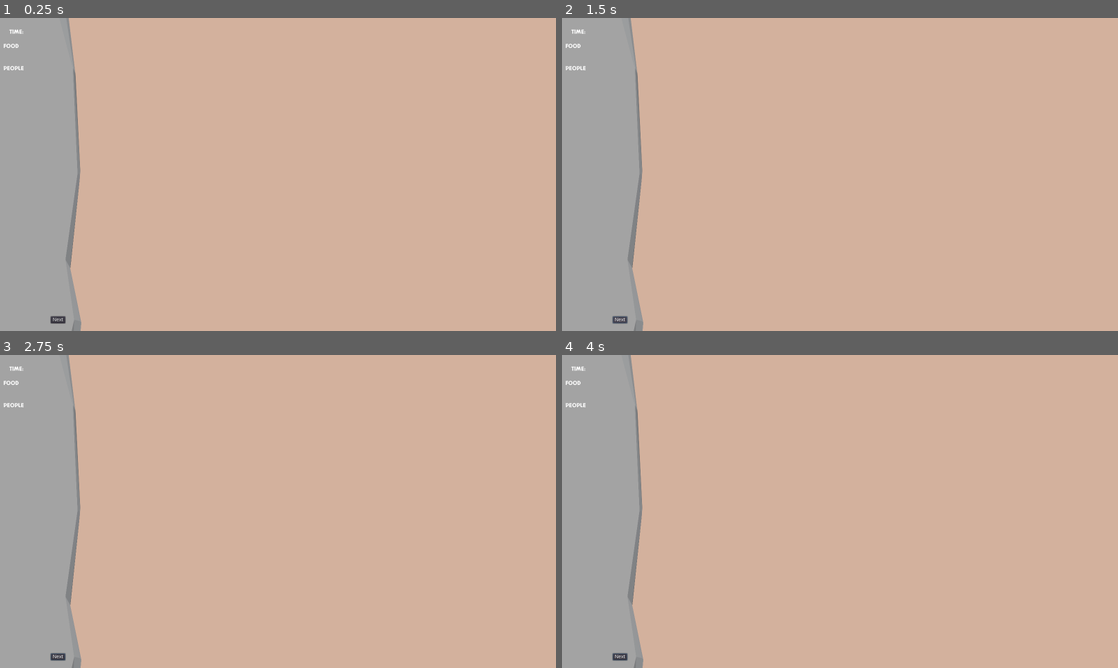
Above: before the commit, frames 1-4 (two rows, left to right).
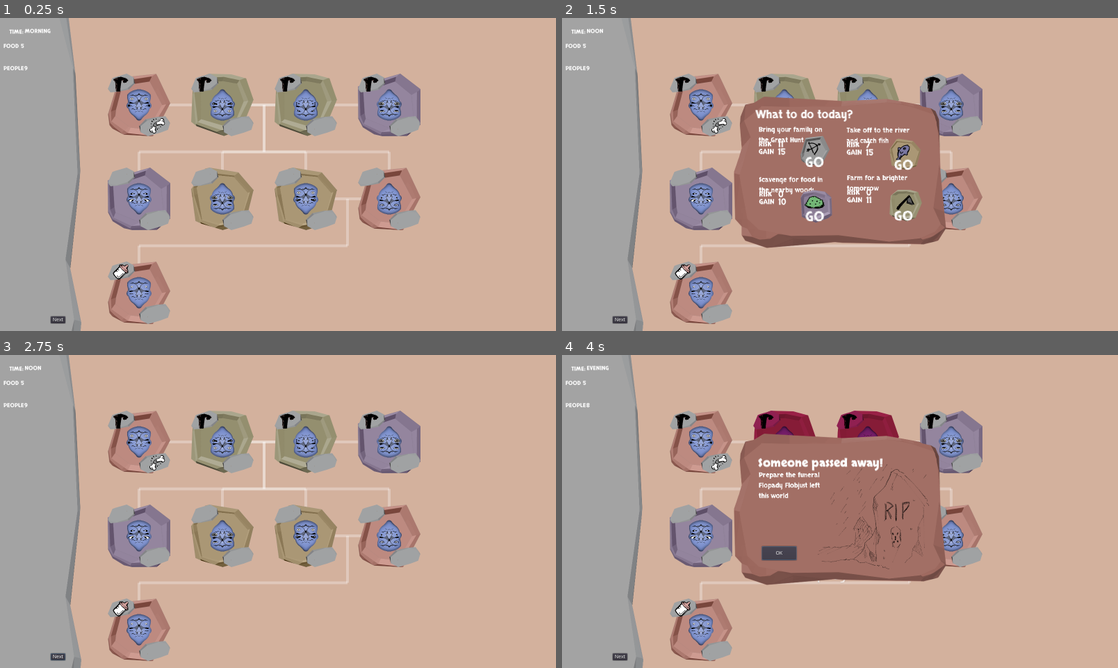
Above: after the commit, the same moments.

Repository: pmoco/GGJ23-FlipFlop_Gene
Game: Godot game, scene res://scenes/test.tscn
The game is run twice, just before and just after one commit, with the same random seed, the same clock (stepped at 60 frames per second) and the same inputs.
Inputs (mouse positions are in pixels of both pictures, inside the frame that each line leads up to):
- Up to frame 1 (0.25 s): no input
- Up to frame 2 (1.5 s): click "Next" at 0.5 s; click "Next" at 1.25 s
- Up to frame 3 (2.75 s): click (255, 486) at 2 s, where only the run after the commit has a clickable "GO"
- Up to frame 4 (4 s): click "Next" at 2.75 s; click (778, 552) at 3.5 s, where only the run after the commit has a clickable "OK"

The runs differ from the first frame. In frame 1, 18% of the frame differs, in the area x 3-76%, y 3-98%; in frame 2, 27%; in frame 3, 18%; in frame 4, 27%.
Error before the commit: Parse Error: The class "SceneManager" was found in global scope, but its script couldn't be loaded. (res://scripts/states/state.gd:19)

Commit message:
correct previous mistake.

Diff:
--- a/scripts/states/state.gd
+++ b/scripts/states/state.gd
@@ -16,6 +16,6 @@
 func setNextState(nextS: State) -> void:
 	nextState = nextS
 
-func run(scene: SceneManager) -> void:
+func run(scene) -> void:
 	print(nameState)
 	scene.peopleCount= 0
